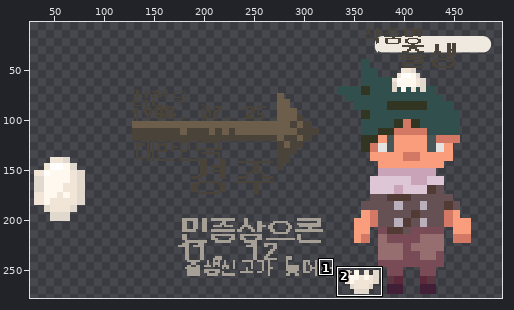
A sprite sheet gets an edit: resource/img/profile0.png. The picture above shows the old version from afar; the outline marks the close-up.
Close-up. As it was:
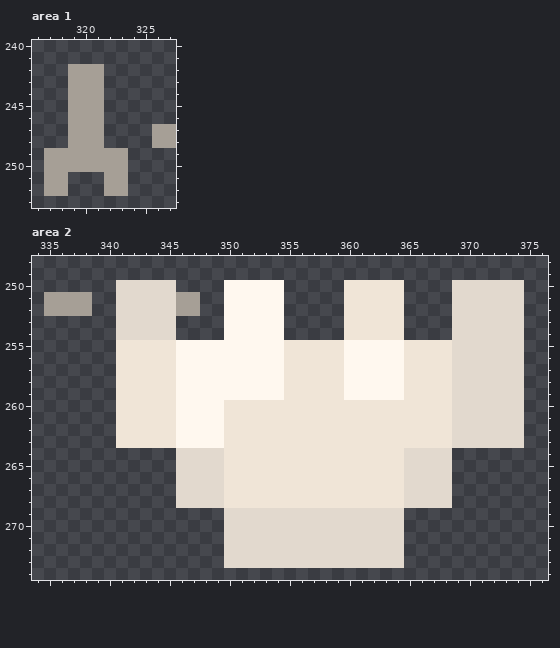
The file is 500x313 pixels. Pixels under 10% opacity are left out. Colours within 5 levels of each other are drawn and written as one. Shown: area 1: x 316..327, y 240..253; area 2: x 334..376, y 248..274. The wide view leaves out empty margins. The commit also changed other parts of the picture, which this record leaves out.
The result:
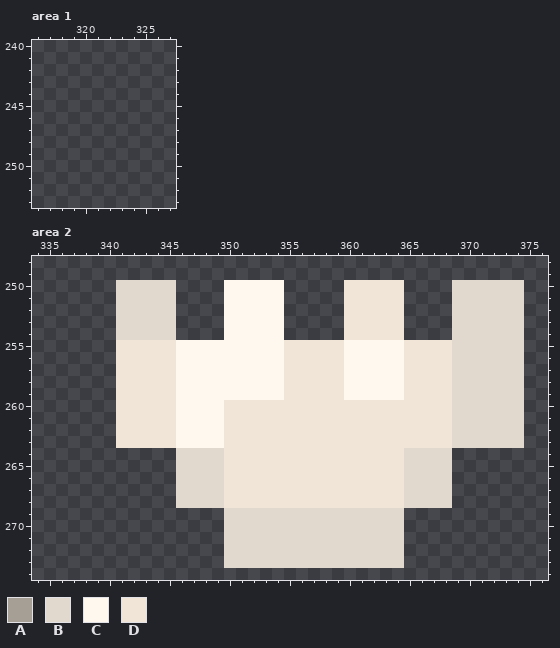
Palette (. is transparent): A #a69f96  B #e2d9ce  C #fff8ef  D #f0e5d7
Changes in this commit:
Changed rows in their new state; - is an unchanged pixel.
Area 1:
first column x 317:
242 --...------
243 --...------
244 --...------
245 --...------
246 --...------
247 --...----..
248 --...----..
249 .......----
250 .......----
251 ..---..----
252 ..---..----
Area 2:
first column x 335:
251 ....-------..
252 ....-------..
